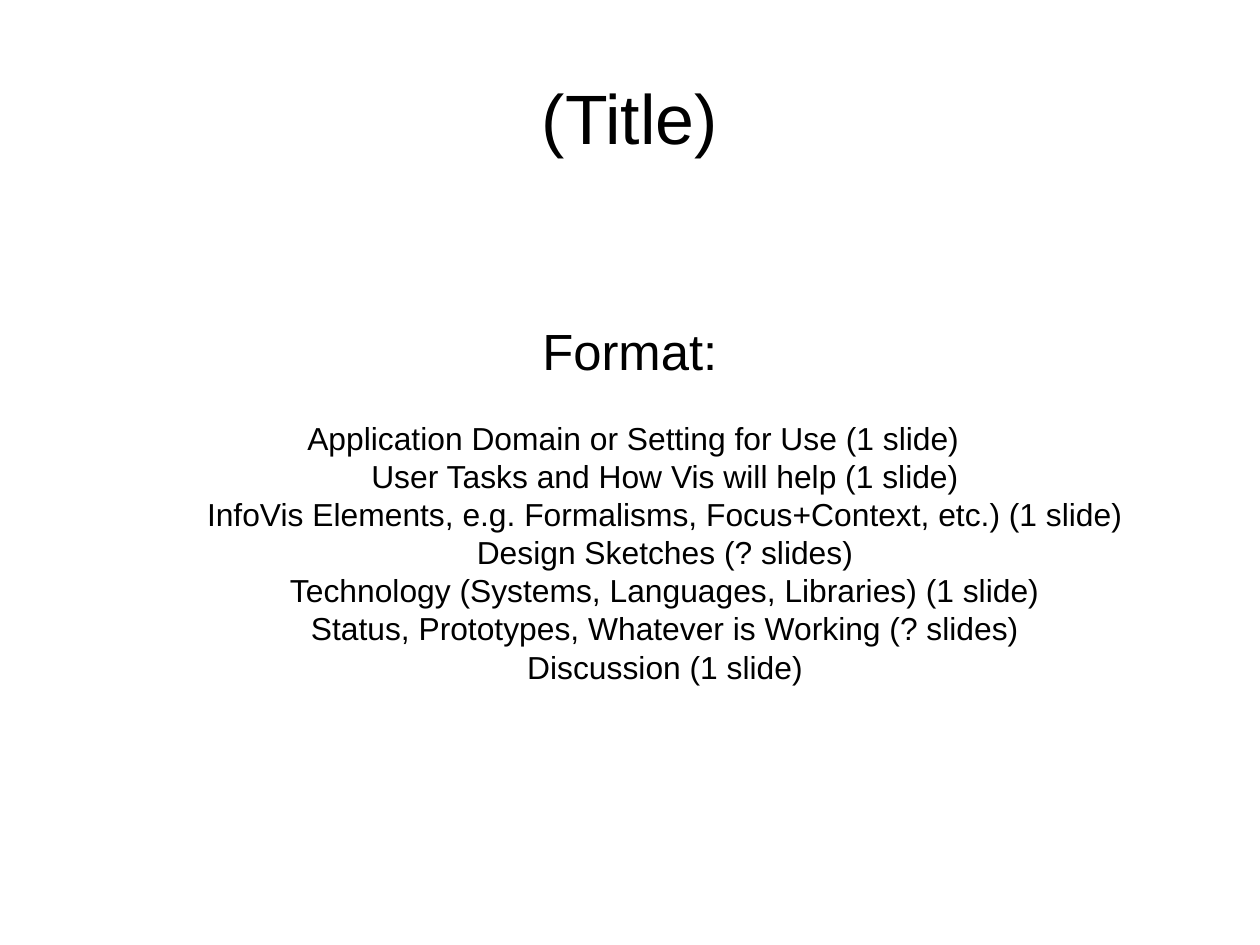
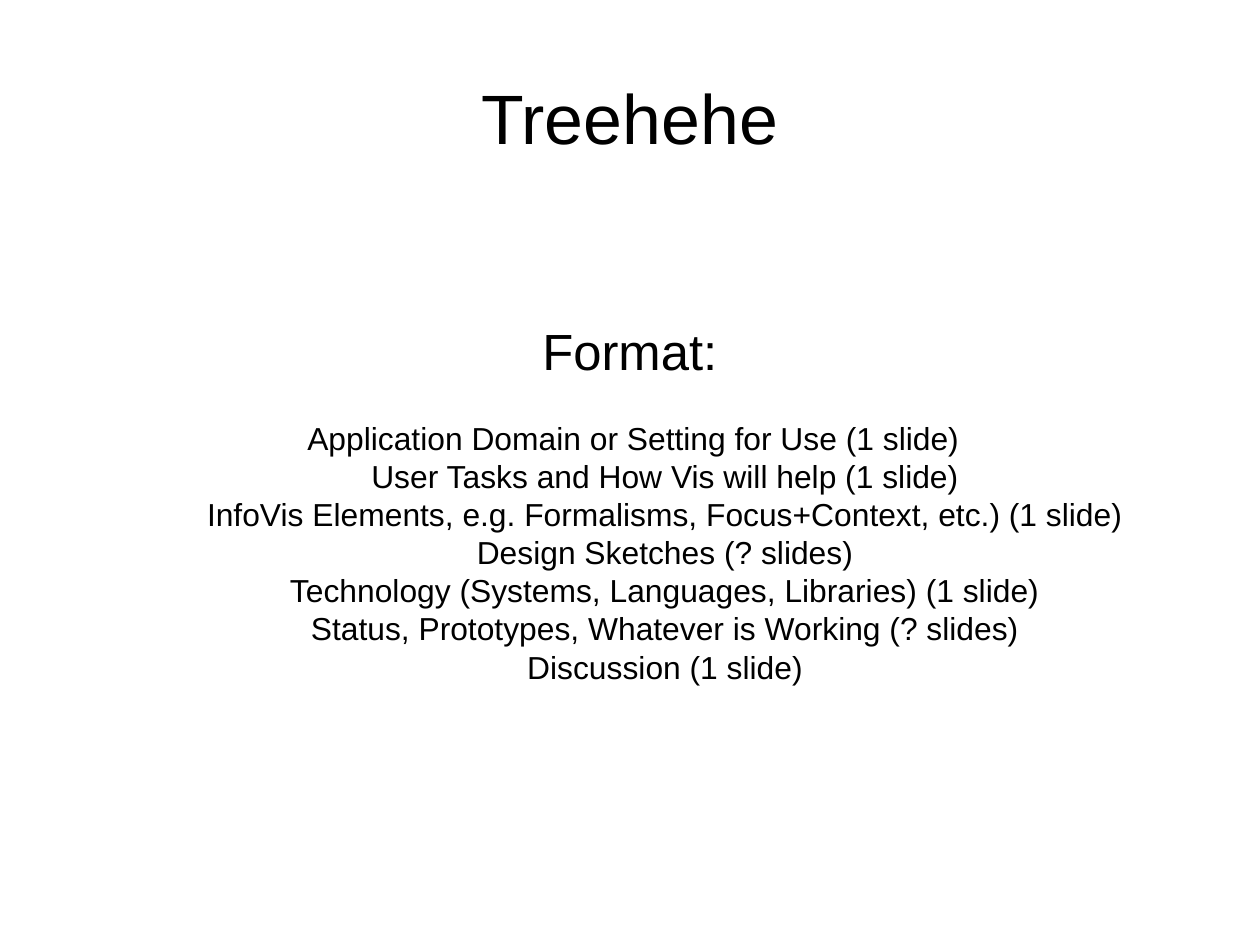
Before and after one commit to seachel/Treehehe, a slide deck: slide 1 of Presentation/VA_presentation.odp. Drawn at 1260x945 pixels with LibreOffice and Linux fonts; fonts in the diff are those of the drawing. Boxes give left, top, right and bottom in pixels: in the first picture for what was removed or moved away, otherwise in the second. Text is boxed around its words. In the diff, an @@ line names an element or a change of style, - is before the commit and + after.

```diff
--- a/Presentation/VA_presentation.odp
+++ b/Presentation/VA_presentation.odp
@@ title at box(482, 93, 778, 145): text changed @@
-(Title)
+Treehehe
```
Also in this commit, not shown: 3 other slides changed, 2 slides added, 2 slides removed.
